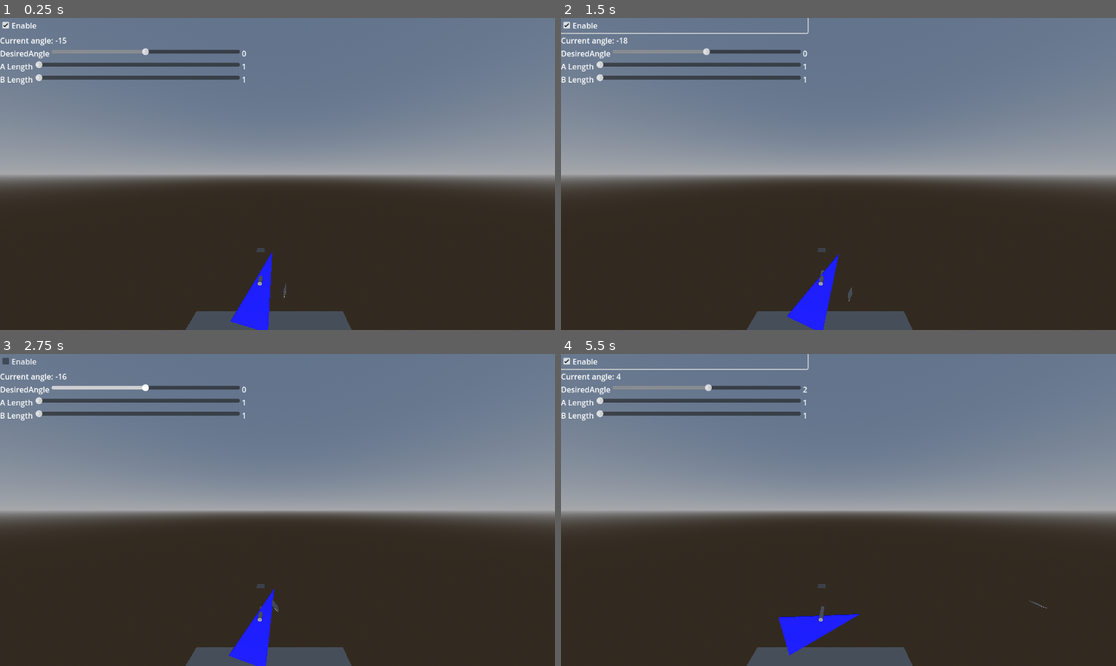
Above: before the commit, frames 1-4 (two rows, left to right).
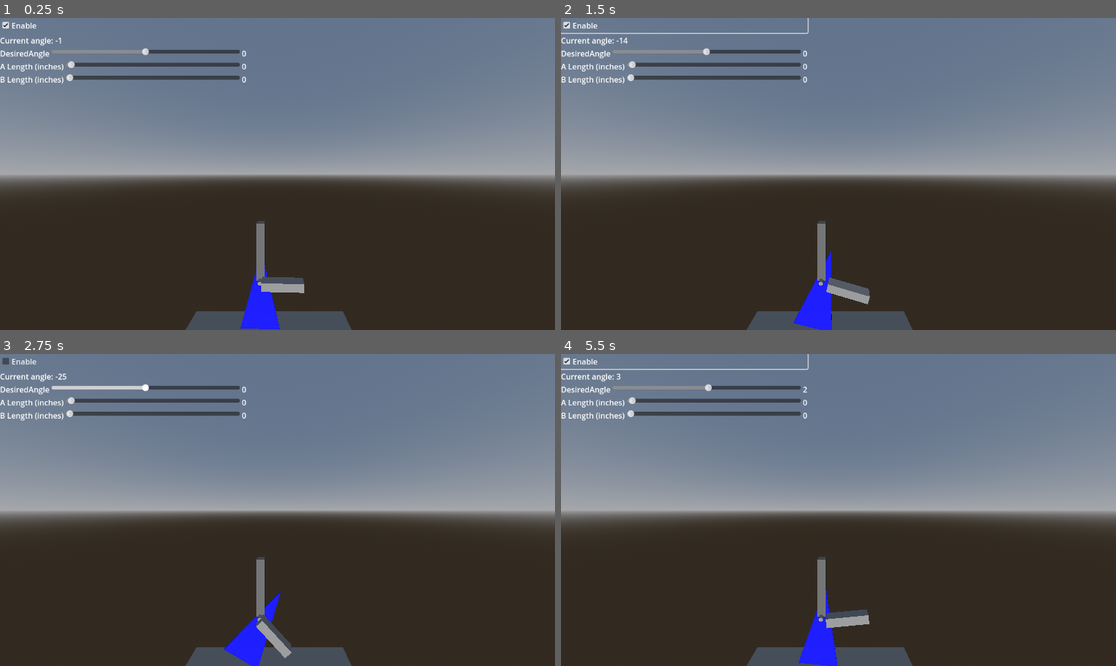
Above: after the commit, the same moments.

Repository: cxw42/godot-wings-demo
Game: Godot game, scene res://top_node_simpler.tscn
The game is run twice, just before and just after one commit, with the same random seed, the same clock (stepped at 60 frames per second) and the same inputs.
Inputs:
- Up to frame 1 (0.25 s): no input
- Up to frame 2 (1.5 s): click "Enable" at 0.5 s; tap Enter (ui_accept) at 1.25 s; hold Right (ui_right) from 1.28 s (still down)
- Up to frame 3 (2.75 s): tap Enter (ui_accept) at 1.52, 2.27 s; release Right (ui_right) at 2.03 s; hold Down (ui_down) from 2.03 s (still down)
- Up to frame 4 (5.5 s): release Down (ui_down) at 2.78 s; hold Right (ui_right) 2.78-3.53 s; hold Up (ui_up) 3.53-4.28 s; tap Enter (ui_accept) at 3.77, 4.52, 5.27 s; hold Left (ui_left) from 4.28 s (still down)

The runs differ from the first frame. In frame 1, 1.3% of the frame differs, in the area x 6-55%, y 6-100%; in frame 2, 1.3%; in frame 3, 1.2%; in frame 4, 2.0%, in the area x 6-88%, y 6-100%.

Commit message:
WIP slider-beam size connection

Diff:
--- a/h_slider_label.gd
+++ b/h_slider_label.gd
@@ -4,19 +4,41 @@
 @onready var value_readout: Label = $ValueReadout
 @onready var slider: HSlider = $Slider
 
-@export_range(-1000,1000) var minimum
-@export_range(-1000,1000) var maximum
+@export_range(-1000, 1000) var minimum
+@export_range(-1000, 1000) var maximum
+
+@export var value: float:
+	set(p_new):
+		value = p_new
+		notify_property_list_changed()
+		if not slider:
+			return
+		slider.value = p_new
+
+@export var enabled: bool = true:
+	set(p_new):
+		enabled = p_new
+		notify_property_list_changed()
+		if not slider:
+			return
+		slider.editable = enabled
 
 @export var format_string: String = "%.f"
 
 signal value_changed(value: float)
 
+
 func _ready():
-    label.text = name
-    slider.min_value = minimum
-    slider.max_value = maximum
-    slider.step = (maximum-minimum)/100.0
+	label.text = name
+	slider.min_value = minimum
+	slider.max_value = maximum
+	slider.step = (maximum - minimum) / 100.0
+	self.enabled = enabled
+	self.value = value
 
-func _on_slider_value_changed(value: float) -> void:
-    value_changed.emit(value)
-    value_readout.text = format_string % value
+
+func _on_slider_value_changed(new_value: float) -> void:
+	if not enabled:
+		return
+	value_changed.emit(new_value)
+	value_readout.text = format_string % new_value
--- a/top_node_simpler.tscn
+++ b/top_node_simpler.tscn
@@ -5,15 +5,29 @@
 [sub_resource type="GDScript" id="GDScript_fifn5"]
 resource_name = "top_node.gd"
 script/source = "extends Node3D
+@onready var a_beam: StaticBody3D = $\"Base (A)\"
 @onready var b_beam: RigidBody3D = $B
-@onready var a_beam: StaticBody3D = $\"Base (A)\"
 @onready var a_to_b: HingeJoint3D = $\"A to B\"
+
+@onready var a_length: HBoxContainer = $\"HUD/Control/VBoxContainer/A Length (inches)\"
+@onready var b_length: HBoxContainer = $\"HUD/Control/VBoxContainer/B Length (inches)\"
 
 # Lengths of the beams (inches)
 var a: float
 var b: float
 
 var need_rebuild := false
+
+func _ready() -> void:
+    prints(\"ready\", ((a_beam.get_child(1) as CollisionShape3D).shape as BoxShape3D).size.y)
+    a_length.value = ((a_beam.get_child(1) as CollisionShape3D).shape as BoxShape3D).size.y
+    b_length.value = ((b_beam.get_child(1) as CollisionShape3D).shape as BoxShape3D).size.y
+    a_length.enabled = true
+    b_length.enabled = true
+
+
+#func _process(_delta: float) -> void:
+#    prints(\"process\", ((a_beam.get_child(1) as CollisionShape3D).shape as BoxShape3D).size.y)
 
 ## Resize a beam having a CSGMesh3D child and a CollisionShape3D child,
 ## in that order.
@@ -34,10 +48,6 @@
     return inches/39.37
 
 func rebuild_():
-    if not is_inside_tree() or not a_to_b:
-        return
-    #need_rebuild = false
-
     var a_m = i2m(a)
     var b_m = i2m(b)
 
@@ -49,10 +59,10 @@
         # Reposition the beams and end-of-beam joints, starting from the base (A).
         # Each beam's Y axis extends along the beam, away from A.
         var a_bottom = a_beam.global_position - a_beam.global_basis.y.normalized() * Vector3(0,a_m/2,0)
-        a_to_b.global_position = a_bottom
+        #a_to_b.global_position = a_bottom
         b_beam.global_position = a_bottom + b_beam.global_basis.y.normalized() * Vector3(0, b_m/2, 0)
 
-        var a_top = a_beam.global_position + a_beam.global_basis.y.normalized() * Vector3(0,a_m/2,0)
+        #var a_top = a_beam.global_position + a_beam.global_basis.y.normalized() * Vector3(0,a_m/2,0)
 
 
 func _unhandled_input(event: InputEvent) -> void:
@@ -64,11 +74,13 @@
 
 
 func _on_a_length_value_changed(value: float) -> void:
+    prints(\"a length changed\", value)
     a = value
     need_rebuild = true
 
 
 func _on_b_length_value_changed(value: float) -> void:
+    prints(\"b length changed\", value)
     b = value
     need_rebuild = true
 
@@ -117,7 +129,7 @@
 
 @onready var current_angle_label: Label = $\"../HUD/Control/VBoxContainer/HBoxContainer/CurrentAngleLabel\"
 
-@export var Kp: float = 100
+@export var Kp: float = 50
 
 @export var desired_angle: float = 0 ## degrees from X towards Y
 
@@ -275,17 +287,19 @@
 minimum = -90.0
 maximum = 90.0
 
-[node name="A Length" parent="HUD/Control/VBoxContainer" instance=ExtResource("1_thn2q")]
+[node name="A Length (inches)" parent="HUD/Control/VBoxContainer" instance=ExtResource("1_thn2q")]
 layout_mode = 2
 minimum = 1.0
 maximum = 1000.0
-
-[node name="B Length" parent="HUD/Control/VBoxContainer" instance=ExtResource("1_thn2q")]
+enabled = false
+
+[node name="B Length (inches)" parent="HUD/Control/VBoxContainer" instance=ExtResource("1_thn2q")]
 layout_mode = 2
 minimum = 1.0
 maximum = 1000.0
+enabled = false
 
 [connection signal="toggled" from="HUD/Control/VBoxContainer/CheckBox" to="." method="_on_check_box_toggled"]
 [connection signal="value_changed" from="HUD/Control/VBoxContainer/DesiredAngle" to="." method="_on_desired_angle_value_changed"]
-[connection signal="value_changed" from="HUD/Control/VBoxContainer/A Length" to="." method="_on_a_length_value_changed"]
-[connection signal="value_changed" from="HUD/Control/VBoxContainer/B Length" to="." method="_on_b_length_value_changed"]
+[connection signal="value_changed" from="HUD/Control/VBoxContainer/A Length (inches)" to="." method="_on_a_length_value_changed"]
+[connection signal="value_changed" from="HUD/Control/VBoxContainer/B Length (inches)" to="." method="_on_b_length_value_changed"]
